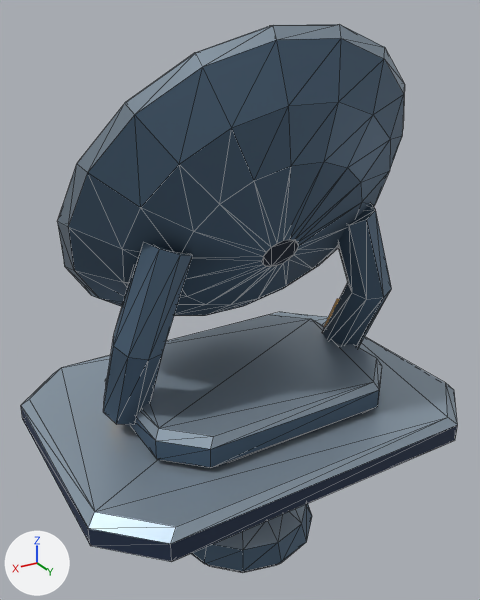
Before and after pictures for a commit that changed the glTF model assets/models/scenery/frost-radiometer.glb.
Both versions are drawn from a camera (50 mm lens) standing at (3.5, 5.79, 6.06) and looking at (-0.01, -0.06, 3.13). The lights are fixed; the arrows at lower left show +X, +Y and +Z. The older version comes first. Mesh edges are drawn as thin lines. Vertices at exactly the same position are counted once.

Names of what the first picture shows: 'frost-radiometer'.
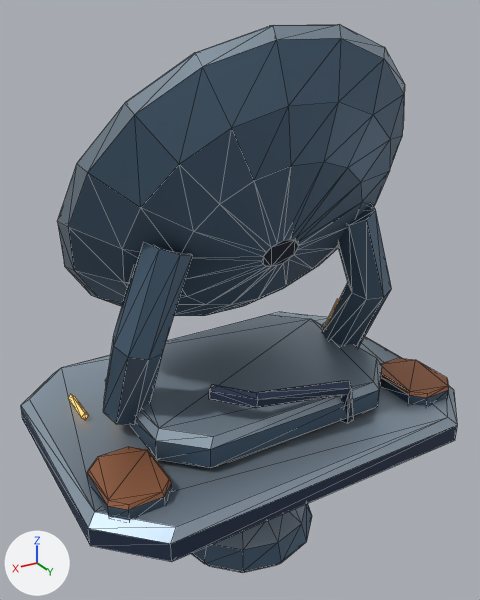
Boxes (x1, y1, x2, y2) around the edits, measured in the pictures (480 x 600 px):
part 1 of me_frost_radiometer, added (brown): after (380, 358, 449, 406)
part 2 of me_frost_radiometer, added (brown): after (87, 447, 172, 520)
part 3 of me_frost_radiometer, added (blue): after (209, 381, 354, 422)
part 4 of me_frost_radiometer, added: after (68, 324, 325, 420)
part 5 of me_frost_radiometer, recoloured: (48, 322, 452, 524) in both

The edits, one by one:
me_frost_radiometer is used by ob_frost_radiometer; location (0.0, 0.0, 0.0).
me_frost_radiometer had 592 vertices, 1100 faces and spanned x -2.28..2.28, y -1.71..1.71, z 0.0..5.98.
me_frost_radiometer now has 696 vertices, 1288 faces and spans x -2.28..2.28, y -1.71..1.71, z 0.0..5.98.
me_frost_radiometer part 1: a new loose piece of 32 vertices spanning x -2.1..-1.48, y 0.53..1.35, z 1.92..2.15.
me_frost_radiometer part 2: a new loose piece of 32 vertices spanning x 1.48..2.1, y 0.53..1.35, z 1.92..2.15.
me_frost_radiometer part 3: a new loose piece of 24 vertices spanning x -0.77..0.88, y 0.74..1.27, z 1.98..2.73, in mat_polar_scanning_radiometer_substructure.
Part 4, on me_frost_radiometer:
8 vertices are added at x -1.83..1.79, y -0.78..-0.31, z 2.03..2.07.
8 new vertices lie (0.04, 0.0, 0.04) away from vertices in x -1.83..1.79, y -0.78..-0.31, z 2.03..2.07.
24 new faces join them, mat_polar_scanning_radiometer_pilot_lights.
me_frost_radiometer part 5: 43 kept faces spanning x -2.28..2.28, y -1.64..1.71, z 1.91..3.24 get new vertex colours.
